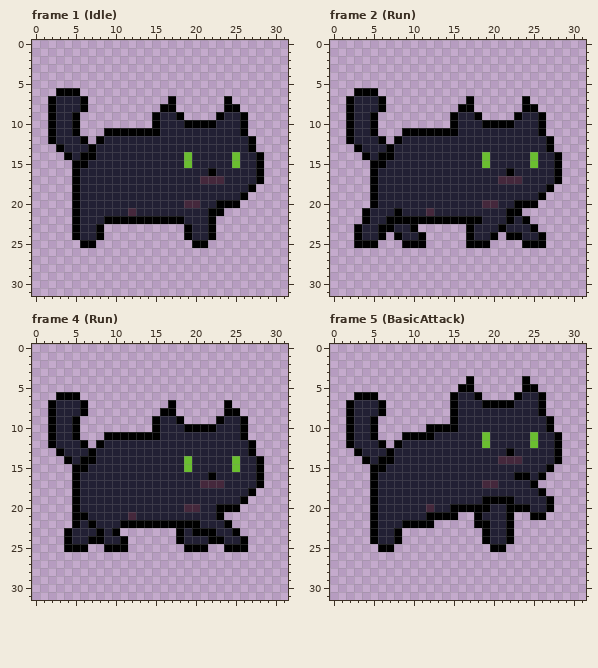
Pixel-art file: Assets/Sprites/ShadowCat/ShadowCat1.aseprite. The picture above is the old version.
32x32 pixels, 9 frames. Shown: frame 1 (Idle), frame 2 (Run), frame 4 (Run), frame 5 (BasicAttack). The commit also changed other frames, which this record leaves out.
The result:
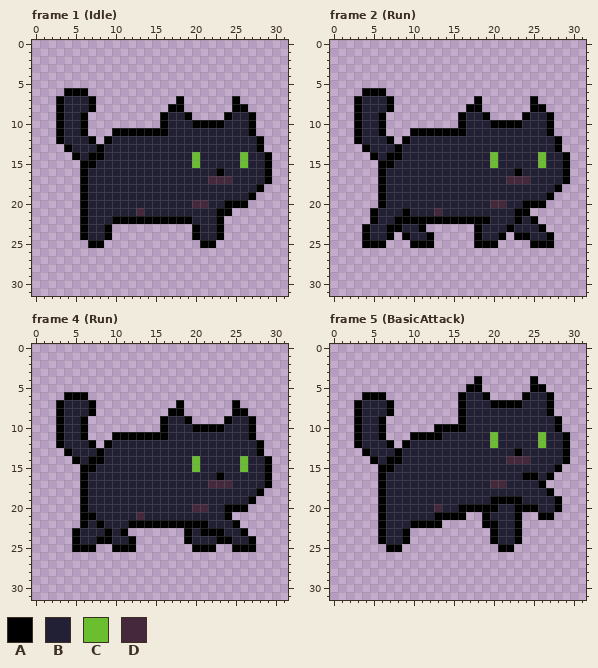
Palette (. is transparent): A #000000  B #222034  C #6abe30  D #45283c
From old to new:
--- frame 1 (Idle), layer "Layer 1"
@@ x 0..31 @@
  5 ................................
- 6 ...AAA..........................
- 7 ..ABBBA..........A......A.......
- 8 ..ABBBA.........AA......AA......
- 9 ..ABBA.........ABBA....ABBA.....
-10 ..ABBA.........ABBBAAAABBBA.....
-11 ..ABBA...AAAAAAABBBBBBBBBBA.....
-12 ..ABBBA.ABBBBBBBBBBBBBBBBBBA....
-13 ...ABBBABBBBBBBBBBBBBBBBBBBA....
-14 ....ABAABBBBBBBBBBBCBBBBBCBBA...
-15 .....AABBBBBBBBBBBBCBBBBBCBBA...
-16 .....ABBBBBBBBBBBBBBBBABBBBBA...
-17 .....ABBBBBBBBBBBBBBBDDDBBBBA...
-18 .....ABBBBBBBBBBBBBBBBBBBBBA....
-19 .....ABBBBBBBBBBBBBBBBBBBBA.....
-20 .....ABBBBBBBBBBBBBDDBBAAA......
-21 .....ABBBBBBDBBBBBBBBBAA........
-22 .....ABBBAAAAAAAAAABBBA.........
-23 .....ABBA..........ABBA.........
-24 .....ABBA..........ABBA.........
-25 ......AA............AA..........
+ 6 ....AAA.........................
+ 7 ...ABBBA..........A......A......
+ 8 ...ABBBA.........AA......AA.....
+ 9 ...ABBA.........ABBA....ABBA....
+10 ...ABBA.........ABBBAAAABBBA....
+11 ...ABBA...AAAAAAABBBBBBBBBBA....
+12 ...ABBBA.ABBBBBBBBBBBBBBBBBBA...
+13 ....ABBBABBBBBBBBBBBBBBBBBBBA...
+14 .....ABAABBBBBBBBBBBCBBBBBCBBA..
+15 ......AABBBBBBBBBBBBCBBBBBCBBA..
+16 ......ABBBBBBBBBBBBBBBBABBBBBA..
+17 ......ABBBBBBBBBBBBBBBDDDBBBBA..
+18 ......ABBBBBBBBBBBBBBBBBBBBBA...
+19 ......ABBBBBBBBBBBBBBBBBBBBA....
+20 ......ABBBBBBBBBBBBBDDBBAAA.....
+21 ......ABBBBBBDBBBBBBBBBAA.......
+22 ......ABBBAAAAAAAAAABBBA........
+23 ......ABBA..........ABBA........
+24 ......ABBA..........ABBA........
+25 .......AA............AA.........
 26 ................................
--- frame 2 (Run), layer "Layer 1"
@@ x 0..31 @@
  5 ................................
- 6 ...AAA..........................
- 7 ..ABBBA..........A......A.......
- 8 ..ABBBA.........AA......AA......
- 9 ..ABBA.........ABBA....ABBA.....
-10 ..ABBA.........ABBBAAAABBBA.....
-11 ..ABBA...AAAAAAABBBBBBBBBBA.....
-12 ..ABBBA.ABBBBBBBBBBBBBBBBBBA....
-13 ...ABBBABBBBBBBBBBBBBBBBBBBA....
-14 ....ABAABBBBBBBBBBBCBBBBBCBBA...
-15 .....AABBBBBBBBBBBBCBBBBBCBBA...
-16 .....ABBBBBBBBBBBBBBBBABBBBBA...
-17 .....ABBBBBBBBBBBBBBBDDDBBBBA...
-18 .....ABBBBBBBBBBBBBBBBBBBBBA....
-19 .....ABBBBBBBBBBBBBBBBBBBBA.....
-20 .....ABBBBBBBBBBBBBDDBBAAA......
-21 ....ABBBABBBDBBBBBBBBBAA........
-22 ....ABBAAAAAAAAAAAABBBABA.......
-23 ...ABBAABBA......ABBBABBBA......
-24 ...ABBA.ABBA.....ABBA.AABBA.....
-25 ...AAA...AAA.....AAA....AAA.....
+ 6 ....AAA.........................
+ 7 ...ABBBA..........A......A......
+ 8 ...ABBBA.........AA......AA.....
+ 9 ...ABBA.........ABBA....ABBA....
+10 ...ABBA.........ABBBAAAABBBA....
+11 ...ABBA...AAAAAAABBBBBBBBBBA....
+12 ...ABBBA.ABBBBBBBBBBBBBBBBBBA...
+13 ....ABBBABBBBBBBBBBBBBBBBBBBA...
+14 .....ABAABBBBBBBBBBBCBBBBBCBBA..
+15 ......AABBBBBBBBBBBBCBBBBBCBBA..
+16 ......ABBBBBBBBBBBBBBBBABBBBBA..
+17 ......ABBBBBBBBBBBBBBBDDDBBBBA..
+18 ......ABBBBBBBBBBBBBBBBBBBBBA...
+19 ......ABBBBBBBBBBBBBBBBBBBBA....
+20 ......ABBBBBBBBBBBBBDDBBAAA.....
+21 .....ABBBABBBDBBBBBBBBBAA.......
+22 .....ABBAAAAAAAAAAAABBBABA......
+23 ....ABBAABBA......ABBBABBBA.....
+24 ....ABBA.ABBA.....ABBA.AABBA....
+25 ....AAA...AAA.....AAA....AAA....
 26 ................................
--- frame 4 (Run), layer "Layer 1"
@@ x 0..31 @@
  5 ................................
- 6 ...AAA..........................
- 7 ..ABBBA..........A......A.......
- 8 ..ABBBA.........AA......AA......
- 9 ..ABBA.........ABBA....ABBA.....
-10 ..ABBA.........ABBBAAAABBBA.....
-11 ..ABBA...AAAAAAABBBBBBBBBBA.....
-12 ..ABBBA.ABBBBBBBBBBBBBBBBBBA....
-13 ...ABBBABBBBBBBBBBBBBBBBBBBA....
-14 ....ABAABBBBBBBBBBBCBBBBBCBBA...
-15 .....AABBBBBBBBBBBBCBBBBBCBBA...
-16 .....ABBBBBBBBBBBBBBBBABBBBBA...
-17 .....ABBBBBBBBBBBBBBBDDDBBBBA...
-18 .....ABBBBBBBBBBBBBBBBBBBBBA....
-19 .....ABBBBBBBBBBBBBBBBBBBBA.....
-20 .....ABBBBBBBBBBBBBDDBBAAA......
-21 .....AABBBBBDBBBBBBBBBBA........
-22 .....ABABBBAAAAAAAAAABBBA.......
-23 ....ABBBABA.......ABAAABBA......
-24 ....ABBAABBA......ABBBAABBA.....
-25 ....AAA..AAA.......AAA..AAA.....
+ 6 ....AAA.........................
+ 7 ...ABBBA..........A......A......
+ 8 ...ABBBA.........AA......AA.....
+ 9 ...ABBA.........ABBA....ABBA....
+10 ...ABBA.........ABBBAAAABBBA....
+11 ...ABBA...AAAAAAABBBBBBBBBBA....
+12 ...ABBBA.ABBBBBBBBBBBBBBBBBBA...
+13 ....ABBBABBBBBBBBBBBBBBBBBBBA...
+14 .....ABAABBBBBBBBBBBCBBBBBCBBA..
+15 ......AABBBBBBBBBBBBCBBBBBCBBA..
+16 ......ABBBBBBBBBBBBBBBBABBBBBA..
+17 ......ABBBBBBBBBBBBBBBDDDBBBBA..
+18 ......ABBBBBBBBBBBBBBBBBBBBBA...
+19 ......ABBBBBBBBBBBBBBBBBBBBA....
+20 ......ABBBBBBBBBBBBBDDBBAAA.....
+21 ......AABBBBBDBBBBBBBBBBA.......
+22 ......ABABBBAAAAAAAAAABBBA......
+23 .....ABBBABA.......ABAAABBA.....
+24 .....ABBAABBA......ABBBAABBA....
+25 .....AAA..AAA.......AAA..AAA....
 26 ................................
--- frame 5 (BasicAttack), layers "Layer 3", "Layer 1"
@@ x 0..31 @@
  3 ................................
- 4 .................A......A.......
- 5 ................AA......AA......
- 6 ...AAA.........ABBA....ABBA.....
- 7 ..ABBBA........ABBBAAAABBBA.....
- 8 ..ABBBA........ABBBBBBBBBBA.....
- 9 ..ABBA.........ABBBBBBBBBBBA....
-10 ..ABBA......AAAABBBBBBBBBBBA....
-11 ..ABBA...AAAABBBBBBCBBBBBCBBA...
-12 ..ABBBA.ABBBBBBBBBBCBBBBBCBBA...
-13 ...ABBBABBBBBBBBBBBBBBABBBBBA...
-14 ....ABAABBBBBBBBBBBBBDDDBBBBA...
-15 .....AABBBBBBBBBBBBBBBBBBBBA....
-16 .....ABBBBBBBBBBBBBBBBBAABA.....
-17 .....ABBBBBBBBBBBBBDDBBBBA......
-18 .....ABBBBBBBBBBBBBBBBBBBBA.....
-19 .....ABBBBBBBBBBBBBAAAABBBBA....
-20 .....ABBBBBBDBBAAAAABBAAABBA....
-21 .....ABBBBBBAAAA..ABBBA..AA.....
-22 .....ABBBAAAA.....AABBA.........
-23 .....ABBA..........ABBA.........
-24 .....ABBA..........ABBA.........
-25 ......AA............AA..........
+ 4 ..................A......A......
+ 5 .................AA......AA.....
+ 6 ....AAA.........ABBA....ABBA....
+ 7 ...ABBBA........ABBBAAAABBBA....
+ 8 ...ABBBA........ABBBBBBBBBBA....
+ 9 ...ABBA.........ABBBBBBBBBBBA...
+10 ...ABBA......AAAABBBBBBBBBBBA...
+11 ...ABBA...AAAABBBBBBCBBBBBCBBA..
+12 ...ABBBA.ABBBBBBBBBBCBBBBBCBBA..
+13 ....ABBBABBBBBBBBBBBBBBABBBBBA..
+14 .....ABAABBBBBBBBBBBBBDDDBBBBA..
+15 ......AABBBBBBBBBBBBBBBBBBBBA...
+16 ......ABBBBBBBBBBBBBBBBBAABA....
+17 ......ABBBBBBBBBBBBBDDBBBBA.....
+18 ......ABBBBBBBBBBBBBBBBBBBBA....
+19 ......ABBBBBBBBBBBBBAAAABBBBA...
+20 ......ABBBBBBDBBAAAAABBAAABBA...
+21 ......ABBBBBBAAAA..ABBBA..AA....
+22 ......ABBBAAAA.....AABBA........
+23 ......ABBA..........ABBA........
+24 ......ABBA..........ABBA........
+25 .......AA............AA.........
 26 ................................
Pixel boxes of the changes (left, top, right, bottom) in both pictures:
changed: (48, 88, 144, 248)
changed: (152, 96, 272, 248)
changed: (346, 88, 570, 248)
changed: (48, 392, 144, 552)
changed: (152, 400, 272, 552)
changed: (346, 376, 570, 552)
